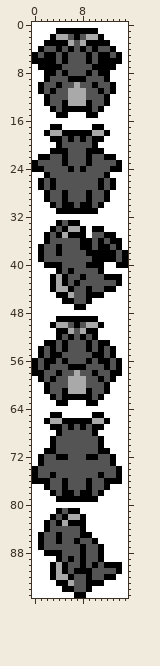
File history of a sprite sheet, gfx/following/dragonite.png. The picture above was drawn from the file before the commit.
The file is 16x96 pixels.
Now the later version:
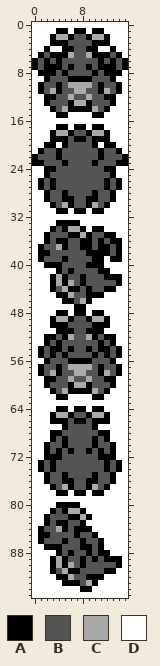
Palette (. is transparent): A #000000  B #545454  C #a9a9a9  D #ffffff
The edit:
y 1: x 6 A -> D; x 9 A -> D; x 11 D -> A
y 2: x 6..7 BA -> AB; x 9 C -> A; x 11..12 AD -> CA
y 3: x 2 A -> D; x 6 C -> B; x 8..9 CA -> BB
y 4: x 1..5 ABBAB -> DADDA; x 8..9 AB -> BA; x 11..12 BB -> DD
y 5: x 0..2 ABA -> DAB; x 4 B -> A; x 6 B -> C; x 9..10 AB -> CA
y 6: x 1 A -> B; x 3..5 ABA -> BAB; x 9 A -> B; x 12 A -> B; x 14..15 AD -> BA
y 7: x 0..1 DA -> AB; x 6 B -> A; x 9..10 BA -> AB; x 14..15 DD -> BA
y 8: x 1 D -> A; x 9..11 ABA -> BAB; x 13..14 DD -> AA
y 9: x 9 B -> A; x 12..13 AD -> BA
y 10: x 6 B -> C; x 8..11 BBAB -> CCBA; x 13..14 AD -> BA
y 11: x 3..4 AB -> CA; x 6 C -> B; x 12..14 BAD -> CBA
y 12: x 3 B -> A; x 7..9 CCB -> BBC; x 13 D -> A
y 13: x 5..6 AC -> BA; x 12..13 AD -> BA
y 14: x 5 A -> C; x 10..12 BAD -> CBA
y 15: x 9 A -> D; x 11 D -> A
y 17: x 3 A -> D; x 5 D -> A; x 7..8 DD -> AA
y 18: x 2..3 AC -> DA; x 5 A -> C; x 7..8 AA -> BB
y 19: x 5..7 BAB -> ABA; x 12 D -> A
y 20: x 2..5 DDAB -> AADA; x 12..13 DD -> AA
y 21: x 1..3 DDA -> ABB; x 5 A -> B; x 9..10 AA -> BB; x 12..14 DDD -> BBA
y 22: x 0..2 DAA -> ABB; x 4..5 BA -> AB; x 9 A -> B; x 11..15 BAADD -> ABBBA
y 23: x 1 B -> A; x 9..10 AB -> BA; x 15 D -> A
y 24: x 0..3 AABB -> DDAA; x 6 A -> B; x 8 A -> B; x 12 B -> A; x 14 A -> D
y 25: x 12..13 AD -> BA
y 26..27: x 11..14 ABAD -> BABA
y 28: x 9..10 AB -> BA; x 12..13 AD -> BA
y 29: x 6 B -> A; x 10 B -> A; x 12..13 AD -> BA
y 30: x 5 A -> C; x 8 A -> B; x 10..12 BAD -> CBA
y 31: x 6 A -> D; x 9 A -> D; x 11 D -> A
y 33: x 5 B -> A
y 35: x 4..5 AC -> BB; x 8..9 AD -> CA
y 36: x 4..5 BB -> AA
y 37: x 4..5 AB -> CA
y 38: x 2 B -> A; x 4 A -> B; x 13..15 ABA -> BAD
y 39: x 5 B -> A; x 12 A -> D; x 14..15 BA -> AD
y 40: x 14..15 AA -> DD
y 41: x 12 D -> A
y 43: x 6..8 BAB -> CBA
y 44: x 4 C -> B; x 7 B -> A
y 46: x 8 B -> C
y 48: x 4..5 DD -> AA; x 7..8 DD -> AA; x 10..11 DD -> AA
y 49: x 3..5 DAA -> ACC; x 7..8 AA -> BB; x 10..12 ADD -> CCA
y 50: x 4..5 CC -> AA; x 7 A -> B; x 9..10 CC -> BA; x 12 D -> A
y 51: x 6 C -> A; x 8 C -> B; x 11 D -> A
y 52: x 2..6 DDABA -> AABAC; x 8..9 AB -> BC; x 11..13 DDD -> BAA
y 53: x 3..5 ABA -> BAB; x 9 A -> B; x 12..13 AD -> BA
y 54: x 4..6 BAB -> ABA; x 12..14 BAD -> ABA
y 55: x 4..5 AB -> BA; x 11..14 ABAD -> BABA
y 56: x 0..1 AB -> DD; x 3 A -> B; x 5..8 ABBB -> BAAA; x 11..14 AABA -> BBAD
y 57: x 0..2 ABA -> DAB; x 4 B -> A; x 6..9 AAAB -> CCCC; x 11..12 BA -> AB
y 58: x 0 A -> D; x 3 B -> C; x 8 B -> C; x 10..13 ABBA -> BACB
y 59: x 1..2 AB -> DA; x 7..9 CCB -> BBC; x 11..12 AB -> BA
y 60: x 6 C -> A; x 9 B -> A; x 12..13 AD -> BA
y 61: x 2..3 AB -> DA; x 5..8 ACCC -> CAAA; x 10 B -> C
y 62: x 3..4 AB -> DA; x 6..10 AAAAB -> DDDDA
y 63: x 4..5 AA -> DD; x 9..10 AA -> DD
y 64: x 4..5 DD -> AA; x 7..8 DD -> AA; x 10..11 DD -> AA
y 65: x 4..12 ADDDDDAAD -> CCABBACCA
y 66: x 2..4 ACC -> DAA; x 6 A -> B; x 9..11 ACC -> BAA
y 67: x 3..6 AABA -> DDAB; x 8 A -> B; x 11 A -> D
y 68: x 3 D -> A; x 10..12 ADD -> BAA
y 69: x 5 B -> A; x 10..12 BAD -> ABA
y 70: x 2..3 DA -> AB; x 5 B -> A; x 10..13 BADD -> ABBA
y 71: x 3..4 AB -> BA; x 6 B -> A; x 9 B -> A; x 12..13 AD -> BA
y 72: x 1..3 ABB -> DAA; x 5 A -> B; x 9..12 AABB -> BBAA
y 73: x 3 B -> A; x 12..14 BAD -> ABA
y 74: x 0..1 AB -> DA; x 3 B -> A; x 12 B -> A
y 75: x 0..3 ABBA -> DDAB; x 5 B -> A; x 10..11 BA -> AB; x 13..14 BA -> AD
y 76: x 0..1 AA -> DD; x 6 B -> A; x 10 B -> A; x 12 A -> B; x 14 A -> D
y 77: x 2..3 AB -> DA; x 5..6 AB -> CA; x 10 B -> C
y 78: x 3..4 AB -> DA; x 6..7 AB -> DA; x 9..10 AB -> DA
y 79: x 4..10 AAAAAAA -> DDDDDDD
y 80: x 4..7 DDDD -> AAAA
y 81: x 3..8 DABAAD -> ABACCA
y 82: x 2..3 DA -> AB; x 5..9 ACCAD -> BAACA
y 83: x 5..7 CAA -> ABB
y 84: x 1..2 DA -> AB; x 4..5 BB -> CA; x 7 B -> A; x 9 D -> A
y 85: x 2 B -> A; x 4 A -> B; x 7..10 BAAD -> ABBA
y 86: x 4..5 AB -> BA; x 7..8 AB -> BA; x 10..11 AD -> BA
y 87: x 1..4 ABBB -> DAAA; x 9 B -> A
y 88: x 2..3 AA -> DD; x 6 B -> A; x 8..9 AB -> BA; x 12 D -> A
y 89: x 3..6 DABA -> ACAB; x 10..14 BADDD -> ABAAA
y 90: x 6 B -> C; x 10 A -> B; x 12..13 AA -> BB
y 91: x 4..6 CAB -> BCA; x 8..9 AA -> BB; x 12..14 BBA -> AAD
y 92: x 3..6 ACCA -> DAAC; x 10..13 BBAA -> AADD
y 93: x 4 A -> D; x 6..7 CB -> AA; x 9 A -> C; x 11 A -> D
y 94: x 5..8 AABB -> DDDA
y 95: x 7..8 AA -> DD
